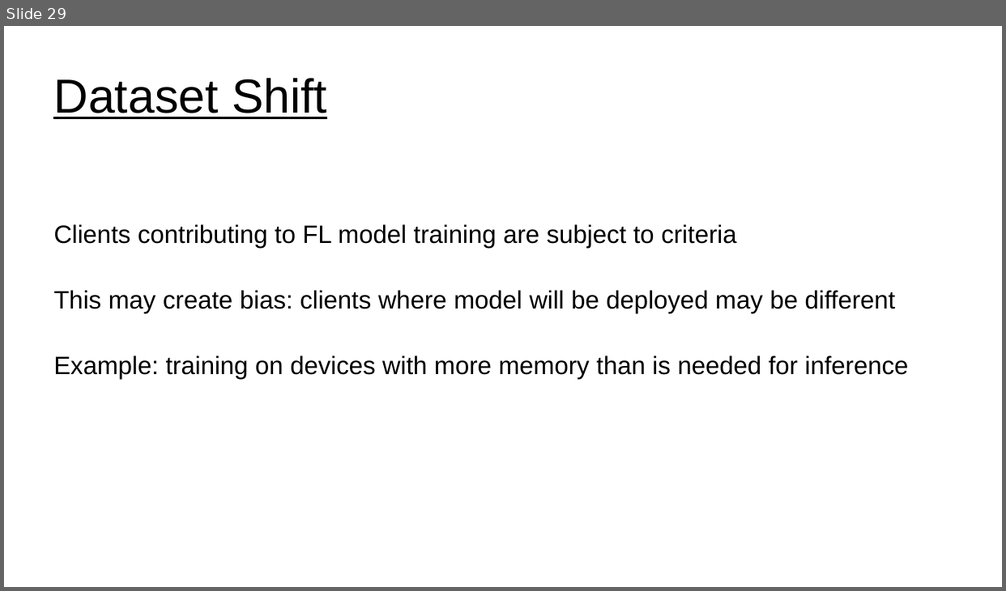
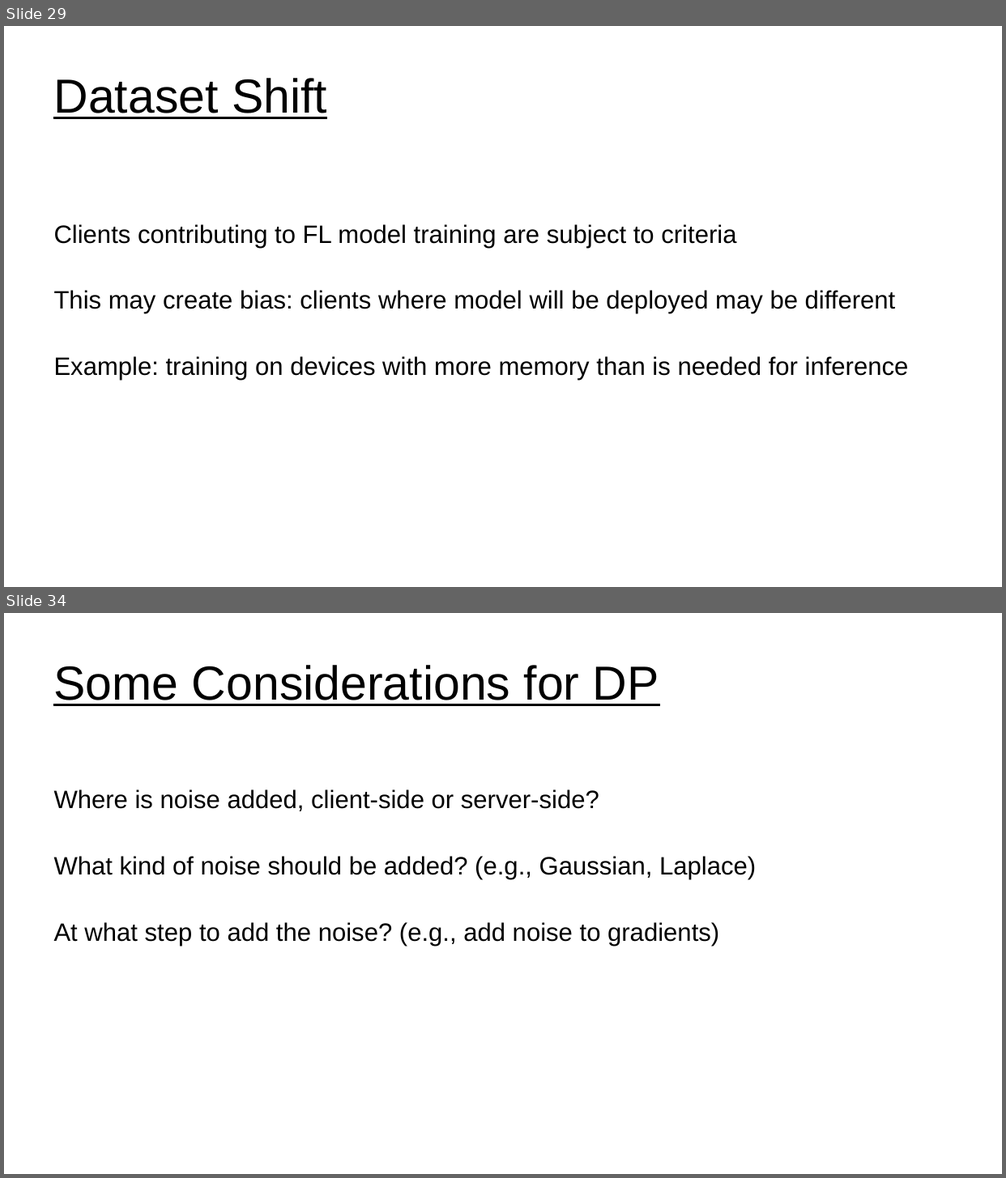
Before and after one commit to UVADS/distributed_computing, a slide deck: 07_distributed_model_training/federated_learning.ppt. Shown one above the other, each under a label of ours: slide 29 before the commit, slides 29 and 34 after it; the slides between them are not shown. The pictures are 1006x591 and 1006x1178 pixels, drawn with LibreOffice and Linux fonts; fonts in the diff are those of the drawing. Boxes give left, top, right and bottom in pixels: in the first picture for what was removed or moved away, otherwise in the second. Text is boxed around its words. In the diff, an @@ line names an element or a change of style, - is before the commit and + after.

```diff
--- a/07_distributed_model_training/federated_learning.ppt
+++ b/07_distributed_model_training/federated_learning.ppt
@@ slide 34 added at bbox=[4, 613, 1002, 1174], background #FFFFFF @@
@@ title added at bbox=[53, 665, 659, 706], 38 pt, text #000000, underline @@
+Some Considerations for DP
@@ subtitle added at bbox=[54, 790, 756, 946], 20 pt, text #000000 @@
+Where is noise added, client-side or server-side?
+What kind of noise should be added? (e.g., Gaussian, Laplace)
+At what step to add the noise? (e.g., add noise to gradients)
```
Also in this commit, not shown: 4 slides changed, 6 other slides added, 2 other files.
